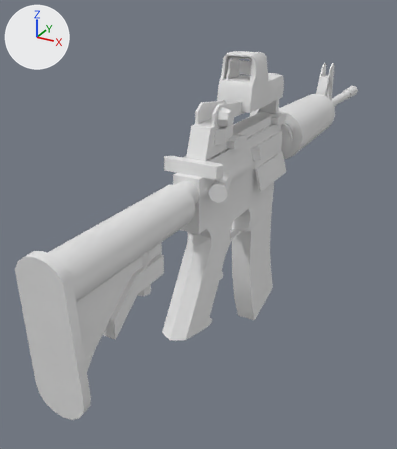
The glTF model assets/weapons/ar.glb, before and after one commit.
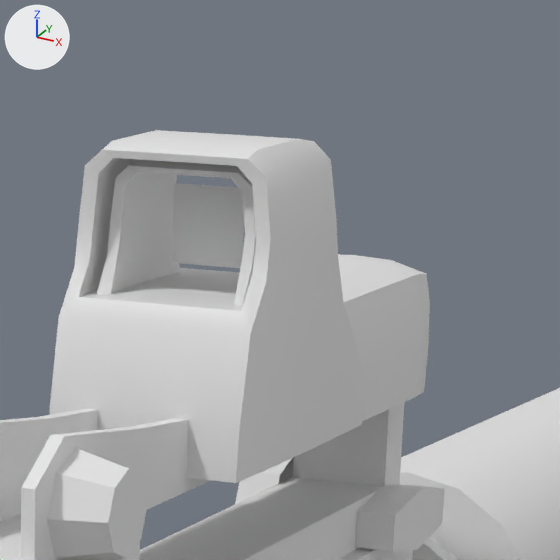
There are two pictures of each version: one whole from a 50 mm lens placed at (0.255, -0.514, 0.091), pointed at (-0.071, 0.079, -0.205), one close up on the part from 52% to 77% of the width and 6% to 28% of the height. The axes (+X, +Y, +Z) are drawn at upper left. The lights are the same throughout. The older version's two pictures come first. Vertices at exactly the same position are counted once.

The older version as bpy lines, for what is in view:
```python
me_plane_001 = bpy.data.meshes.new('Plane.001')
me_plane_001.from_pydata(...)  # 1323 vertices, 2428 faces; spans x -0.035..0.038, y -0.277..0.563, z -0.263..0.022
# faces by material slot: [1864, 564]
me_plane_001.materials.append(mat_gun_metal)  # white #e7e7e7
me_plane_001.materials.append(mat_gun_polymer)  # white #e7e7e7
ob_ar = bpy.data.objects.new('ar', me_plane_001)
ob_ar.location = (0.0, 0.0, 0.0)
```
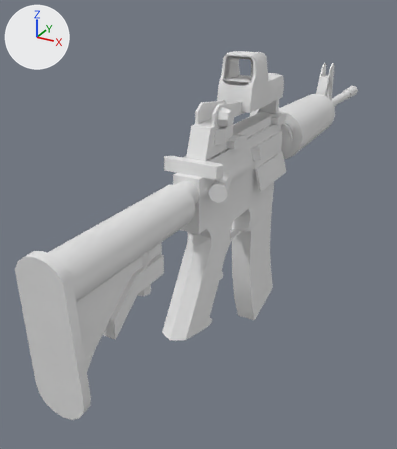
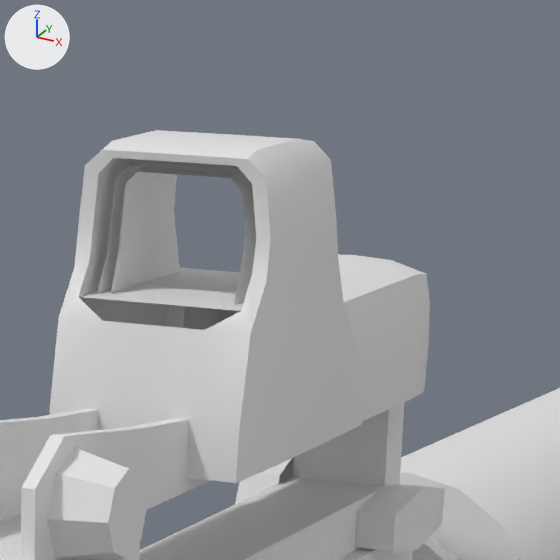
Pixel boxes (x1, y1, x2, y2) of what changed, in the close-ups (560 x 560 px):
part 1 of me_plane_001, deleted
    before: (172, 183, 244, 268)
part 2 of me_plane_001, deleted
    before: (79, 166, 256, 330)

What changed in the scene script:
```text
Change me_plane_001:
    used by ob_ar; location = (0.0, 0.0, 0.0)
    remove me_plane_001.from_pydata(...)  # 1323 vertices, 2428 faces; spans x -0.035..0.038, y -0.277..0.563, z -0.263..0.022
    add me_plane_001.from_pydata(...)  # 1319 vertices, 2380 faces; spans x -0.035..0.038, y -0.277..0.563, z -0.263..0.022
    me_plane_001 part 1: the loose piece of 4 vertices spanning x -0.007..0.007, y 0.055, z -0.001..0.014 is deleted
    me_plane_001 part 2
    46 faces are deleted
```
